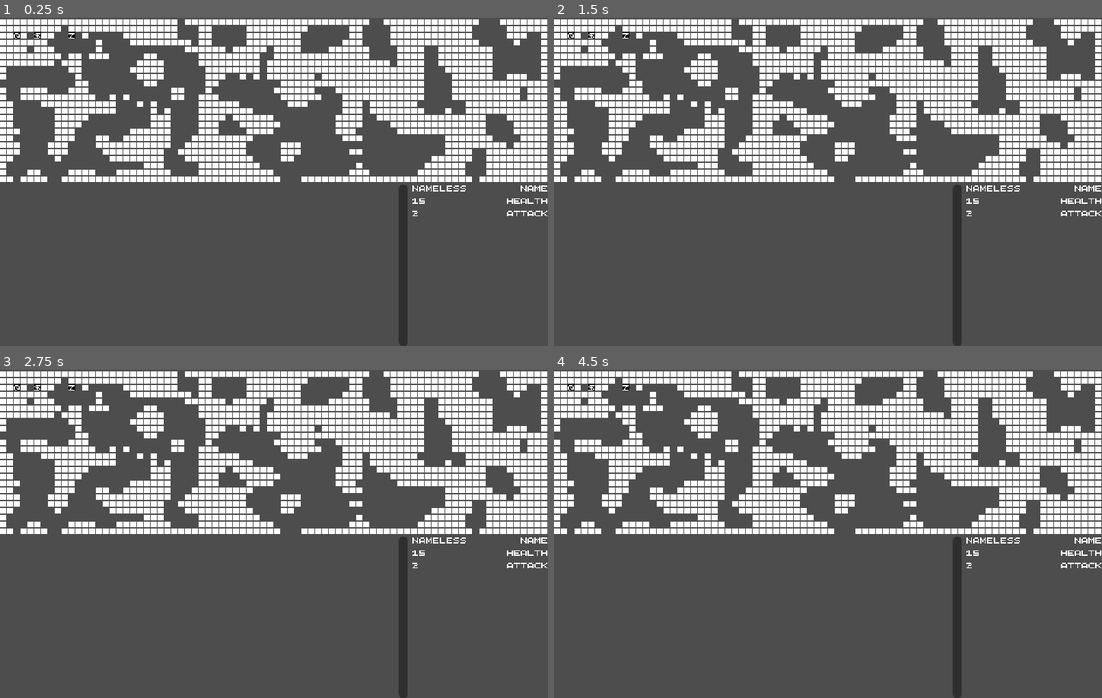
Above: before the commit, frames 1-4 (two rows, left to right).
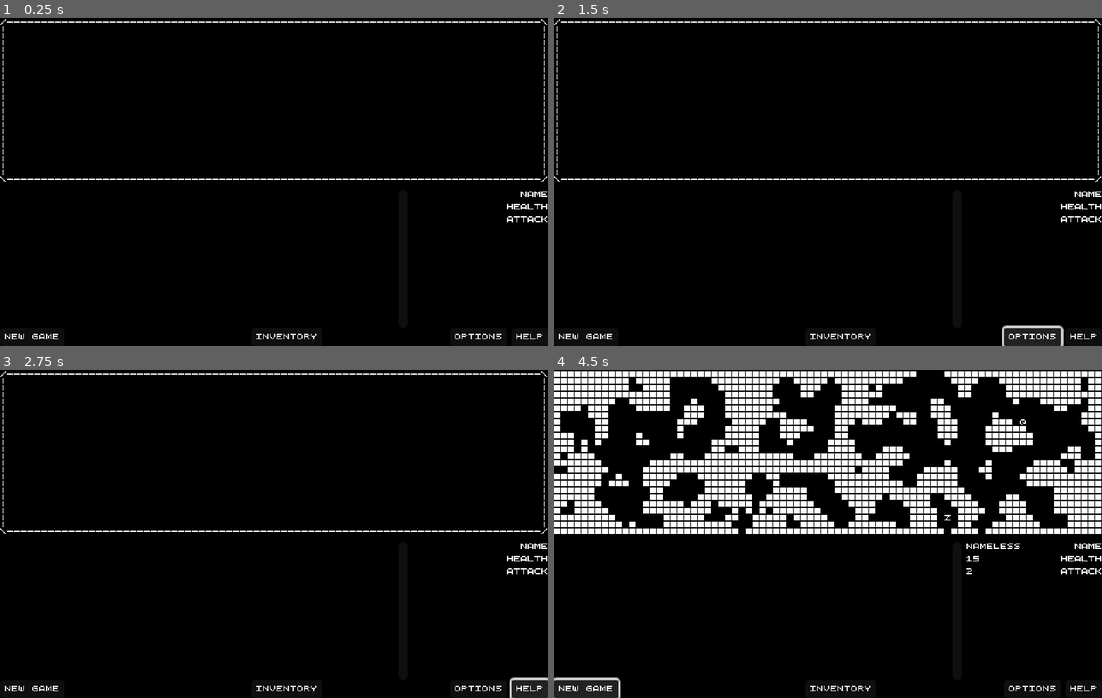
Above: after the commit, the same moments.

Repository: k4gi/7drl2023
Game: Godot game, scene res://Game.tscn
The game is run twice, just before and just after one commit, with the same random seed, the same clock (stepped at 60 frames per second) and the same inputs.
Inputs (mouse positions are in pixels of both pictures, inside the frame that each line leads up to):
- Up to frame 1 (0.25 s): no input
- Up to frame 2 (1.5 s): click (838, 336) at 0.5 s, where only the run after the commit has a clickable "Inventory"; click (1030, 336) at 1.25 s, where only the run after the commit has a clickable "OPtions"
- Up to frame 3 (2.75 s): click (531, 688) at 2 s, where only the run after the commit has a clickable "Help"
- Up to frame 4 (4.5 s): click (586, 688) at 2.75 s, where only the run after the commit has a clickable "New Game"; click (586, 688) at 3.5 s, where only the run after the commit has a clickable "New Game"; tap Enter at 4.25 s; hold Keypad 3 (move_down_right) from 4.28 s (still down); hold Keypad Enter (move_action) from 4.28 s (still down)

The runs differ from the first frame. In frame 1, 99% of the frame differs, in the area x 0-100%, y 0-100%; in frame 2, 99%; in frame 3, 99%; in frame 4, 88%.

Commit message:
blurry text no more

Diff:
--- a/Game.gd
+++ b/Game.gd
@@ -1,11 +1,27 @@
 extends Node2D
+
+
+const CHARACTER = preload("res://Character.tscn")
+const ENEMY = preload("res://Enemy.tscn")
+const ITEM = preload("res://Item.tscn")
 
 
 var pathfinding
 
+var Character = null
+
 
 func _ready():
+	pass
+
+
+func start_new_game():
+	reset_game()
+
 	$Map.cellular_automata_generation()
+
+	var random = RandomNumberGenerator.new()
+	random.randomize()
 
 	pathfinding = AStarGrid2D.new()
 	pathfinding.set_size( $Map.SIZE )
@@ -14,6 +30,25 @@
 		if $Map.is_wall_at_grid( each_grid_pos ):
 			pathfinding.set_point_solid( each_grid_pos, true )
 
+	#spawning entities goes in the middle here
+	var empty_map_squares = $Map.get_used_cells_by_id(0, 0, $Map.EMPTY_SPACE)
+	var random_square = random.randi() % empty_map_squares.size()
+
+	var new_character = CHARACTER.instantiate()
+	new_character.set_position( $Map.map_to_local( empty_map_squares[random_square] ) )
+	new_character.attempt_move_to.connect(_on_character_attempt_move_to)
+	new_character.attempt_action_at.connect(_on_character_attempt_action_at)
+	Character = new_character
+	%Entities.add_child(new_character)
+
+	empty_map_squares.remove_at(random_square)
+
+	random_square  = random.randi() % empty_map_squares.size()
+	var new_enemy = ENEMY.instantiate()
+	new_enemy.set_position( $Map.map_to_local( empty_map_squares[random_square] ) )
+	%Enemies.add_child(new_enemy)
+
+	#finalize world with numbers
 	State.character_stats = Data.CHARACTER_LIST["default"].duplicate()
 	refresh_state()
 
@@ -21,11 +56,27 @@
 		each_enemy.enemy_stats = Data.ENEMY_LIST[each_enemy.enemy_id].duplicate()
 
 
+func reset_game():
+	for each_item in %Items.get_children():
+		%Items.remove_child(each_item)
+		each_item.queue_free()
+	for each_enemy in %Enemies.get_children():
+		%Enemies.remove_child(each_enemy)
+		each_enemy.queue_free()
+	if Character != null:
+		%Entities.remove_child(Character)
+		Character.queue_free()
+		Character = null
+
+	State.character_stats = {}
+	State.character_inventory = {}
+
+
 func _on_character_attempt_move_to(pos):
 	var has_moved = false
 
 	#character might not be standing on anything
-	%Character.set_colour_normal()
+	Character.set_colour_normal()
 
 	#any recent messages are old now
 	for each_message in %Messages.get_children():
@@ -47,25 +98,26 @@
 	if not has_moved:
 	#then ask the map if there's a wall
 		if not $Map.is_wall_at(pos):
-			%Character.move_to(pos)
+			Character.move_to(pos)
 			#check if there's an item at this position
 			for each_item in %Items.get_children():
 				if each_item.get_position() == pos:
-					%Character.set_colour_invert()
+					Character.set_colour_invert()
 					add_message("You see %s here" % Data.ITEM_LIST[each_item.item_id]["name"])
 			has_moved = true
 
 	#end turn
 	enemy_movement()
 	refresh_state()
-	%Character.set("is_active", true)
+	if Character != null:
+		Character.set("is_active", true)
 
 
 func enemy_movement():
 	#if i want enemies to move in more than one way i should give each of them their own movement function
 	for each_enemy in %Enemies.get_children():
 		if each_enemy.get("is_active"):
-			var path_to_character = pathfinding.get_id_path( $Map.local_to_map( each_enemy.get_position() ), $Map.local_to_map( %Character.get_position() ) )
+			var path_to_character = pathfinding.get_id_path( $Map.local_to_map( each_enemy.get_position() ), $Map.local_to_map( Character.get_position() ) )
 			if path_to_character.size() > 2: #far enough away to move toward character
 				each_enemy.set_position( $Map.map_to_local( path_to_character[1] ) )
 				#moving is happening, so we can see if we need to change colour
@@ -78,7 +130,11 @@
 				add_message("%s strikes you for %d damage!" % [each_enemy.enemy_stats["name"], each_enemy.enemy_stats["attack"]])
 				State.character_stats["hp"] -= Data.ENEMY_LIST[each_enemy.enemy_id]["attack"]
 				if State.character_stats["hp"] <= 0:
-					add_message("o no u ded")
+					add_message("You have been killed by %s :(" % each_enemy.enemy_stats["name"])
+					%Entities.remove_child(Character)
+					Character.queue_free()
+					Character = null
+					return
 
 
 func add_message(message: String):
@@ -113,4 +169,17 @@
 	#end turn
 	enemy_movement()
 	refresh_state()
-	%Character.is_active = true
+	if Character != null:
+		Character.is_active = true
+
+
+func _on_new_game_button_pressed():
+	start_new_game()
+
+
+func _on_inventory_button_pressed():
+	pass # Replace with function body.
+
+
+func _on_help_button_pressed():
+	pass # Replace with function body.
--- a/Game.tscn
+++ b/Game.tscn
@@ -1,11 +1,8 @@
-[gd_scene load_steps=8 format=3 uid="uid://js1il6tyy8it"]
+[gd_scene load_steps=5 format=3 uid="uid://js1il6tyy8it"]
 
 [ext_resource type="PackedScene" uid="uid://cbs7jvwr28tsy" path="res://Map.tscn" id="1_gudly"]
 [ext_resource type="Script" path="res://Game.gd" id="1_l61x1"]
-[ext_resource type="PackedScene" uid="uid://dp2rty8t2fngy" path="res://Character.tscn" id="2_vbn45"]
 [ext_resource type="Theme" uid="uid://ddgo057dc411p" path="res://Theme.tres" id="3_rj6nc"]
-[ext_resource type="PackedScene" uid="uid://f7ux4ucjdtx3" path="res://Enemy.tscn" id="4_5pgag"]
-[ext_resource type="PackedScene" uid="uid://4mfbfwmnbq5e" path="res://Item.tscn" id="5_phxvh"]
 
 [sub_resource type="StyleBoxEmpty" id="StyleBoxEmpty_j0txq"]
 
@@ -33,16 +30,19 @@
 layout_mode = 0
 offset_right = 480.0
 offset_bottom = 288.0
+theme_override_constants/separation = 0
 
 [node name="Spacer" type="Control" parent="Interface/VBox"]
 layout_mode = 2
 size_flags_vertical = 3
+size_flags_stretch_ratio = 10.0
 
-[node name="HBox" type="HBoxContainer" parent="Interface/VBox"]
+[node name="HBoxHUD" type="HBoxContainer" parent="Interface/VBox"]
 layout_mode = 2
 size_flags_vertical = 3
+size_flags_stretch_ratio = 8.0
 
-[node name="MessageScroll" type="ScrollContainer" parent="Interface/VBox/HBox"]
+[node name="MessageScroll" type="ScrollContainer" parent="Interface/VBox/HBoxHUD"]
 unique_name_in_owner = true
 layout_mode = 2
 size_flags_horizontal = 3
@@ -52,51 +52,86 @@
 horizontal_scroll_mode = 0
 vertical_scroll_mode = 2
 
-[node name="Messages" type="VBoxContainer" parent="Interface/VBox/HBox/MessageScroll"]
+[node name="Messages" type="VBoxContainer" parent="Interface/VBox/HBoxHUD/MessageScroll"]
 unique_name_in_owner = true
 layout_mode = 2
 size_flags_horizontal = 0
 size_flags_vertical = 0
 theme_override_constants/separation = 0
 
-[node name="HBox" type="HBoxContainer" parent="Interface/VBox/HBox"]
+[node name="HBox" type="HBoxContainer" parent="Interface/VBox/HBoxHUD"]
 layout_mode = 2
 size_flags_horizontal = 3
 
-[node name="VBoxState" type="VBoxContainer" parent="Interface/VBox/HBox/HBox"]
+[node name="VBoxState" type="VBoxContainer" parent="Interface/VBox/HBoxHUD/HBox"]
 unique_name_in_owner = true
 layout_mode = 2
 size_flags_horizontal = 3
 
-[node name="name" type="Label" parent="Interface/VBox/HBox/HBox/VBoxState"]
+[node name="name" type="Label" parent="Interface/VBox/HBoxHUD/HBox/VBoxState"]
 layout_mode = 2
 
-[node name="hp" type="Label" parent="Interface/VBox/HBox/HBox/VBoxState"]
+[node name="hp" type="Label" parent="Interface/VBox/HBoxHUD/HBox/VBoxState"]
 layout_mode = 2
 
-[node name="attack" type="Label" parent="Interface/VBox/HBox/HBox/VBoxState"]
+[node name="attack" type="Label" parent="Interface/VBox/HBoxHUD/HBox/VBoxState"]
 layout_mode = 2
 
-[node name="VBoxNames" type="VBoxContainer" parent="Interface/VBox/HBox/HBox"]
+[node name="VBoxNames" type="VBoxContainer" parent="Interface/VBox/HBoxHUD/HBox"]
 layout_mode = 2
 size_flags_horizontal = 3
 
-[node name="Label" type="Label" parent="Interface/VBox/HBox/HBox/VBoxNames"]
+[node name="Label" type="Label" parent="Interface/VBox/HBoxHUD/HBox/VBoxNames"]
 layout_mode = 2
 text = "name"
 horizontal_alignment = 2
 
-[node name="Label2" type="Label" parent="Interface/VBox/HBox/HBox/VBoxNames"]
+[node name="Label2" type="Label" parent="Interface/VBox/HBoxHUD/HBox/VBoxNames"]
 layout_mode = 2
 text = "health"
 horizontal_alignment = 2
 
-[node name="Label3" type="Label" parent="Interface/VBox/HBox/HBox/VBoxNames"]
+[node name="Label3" type="Label" parent="Interface/VBox/HBoxHUD/HBox/VBoxNames"]
 layout_mode = 2
 text = "attack"
 horizontal_alignment = 2
 
+[node name="HBoxButtons" type="HBoxContainer" parent="Interface/VBox"]
+layout_mode = 2
+size_flags_vertical = 3
+
+[node name="NewGameButton" type="Button" parent="Interface/VBox/HBoxButtons"]
+layout_mode = 2
+size_flags_horizontal = 4
+text = "New Game"
+
+[node name="Control" type="Control" parent="Interface/VBox/HBoxButtons"]
+layout_mode = 2
+size_flags_horizontal = 3
+size_flags_stretch_ratio = 3.0
+
+[node name="InventoryButton" type="Button" parent="Interface/VBox/HBoxButtons"]
+layout_mode = 2
+size_flags_horizontal = 4
+text = "Inventory"
+
+[node name="Control2" type="Control" parent="Interface/VBox/HBoxButtons"]
+layout_mode = 2
+size_flags_horizontal = 3
+size_flags_stretch_ratio = 2.0
+
+[node name="OptionsButton" type="Button" parent="Interface/VBox/HBoxButtons"]
+layout_mode = 2
+size_flags_horizontal = 4
+text = "OPtions"
+
+[node name="HelpButton" type="Button" parent="Interface/VBox/HBoxButtons"]
+layout_mode = 2
+size_flags_horizontal = 4
+text = "Help"
+
 [node name="Entities" type="Control" parent="."]
+unique_name_in_owner = true
 layout_mode = 3
 anchors_preset = 0
 offset_right = 40.0
@@ -106,28 +141,15 @@
 unique_name_in_owner = true
 anchors_preset = 0
 
-[node name="Item" parent="Entities/Items" instance=ExtResource("5_phxvh")]
-offset_left = 33.0
-offset_top = 15.0
-offset_right = 33.0
-offset_bottom = 15.0
-
 [node name="Enemies" type="Control" parent="Entities"]
 unique_name_in_owner = true
 anchors_preset = 0
 
-[node name="Enemy" parent="Entities/Enemies" instance=ExtResource("4_5pgag")]
-offset_left = 63.0
-offset_top = 15.0
-offset_right = 63.0
-offset_bottom = 15.0
+[node name="Popups" type="Control" parent="."]
+layout_mode = 3
+anchors_preset = 0
 
-[node name="Character" parent="Entities" instance=ExtResource("2_vbn45")]
-unique_name_in_owner = true
-offset_left = 15.0
-offset_top = 15.0
-offset_right = 15.0
-offset_bottom = 15.0
-
-[connection signal="attempt_action_at" from="Entities/Character" to="." method="_on_character_attempt_action_at"]
-[connection signal="attempt_move_to" from="Entities/Character" to="." method="_on_character_attempt_move_to"]
+[connection signal="pressed" from="Interface/VBox/HBoxButtons/NewGameButton" to="." method="_on_new_game_button_pressed"]
+[connection signal="pressed" from="Interface/VBox/HBoxButtons/InventoryButton" to="." method="_on_inventory_button_pressed"]
+[connection signal="pressed" from="Interface/VBox/HBoxButtons/OptionsButton" to="." method="_on_help_button_pressed"]
+[connection signal="pressed" from="Interface/VBox/HBoxButtons/HelpButton" to="." method="_on_help_button_pressed"]
--- a/Map.gd
+++ b/Map.gd
@@ -14,6 +14,7 @@
 const LIGHT_GRID = Vector2i(8,15)
 const HEAVY_GRID = Vector2i(9,15)
 const HOLLOW_SQUARE = Vector2i(11,15)
+const EMPTY_SPACE = Vector2i(0,0)
 
 #which of these tiles are walls?
 const WALLS = [VERTICAL_BAR, HYPHEN, FORWARD_SLASH, BACK_SLASH, SOLID_SQUARE]
@@ -41,7 +42,7 @@
 	for x in SIZE.x:
 		generations[current_generation].append( [] )
 		for y in SIZE.y:
-			if randi() % 100 < 50:
+			if random.randi() % 100 < 50:
 				generations[current_generation][x].append( Vector2i.ZERO )
 			else:
 				generations[current_generation][x].append( SOLID_SQUARE )
--- a/project.godot
+++ b/project.godot
@@ -31,6 +31,7 @@
 [gui]
 
 theme/custom_font="res://QuinqueFive_Font_1_0/QuinqueFive.otf"
+theme/default_font_antialiasing=0
 
 [input]
 
@@ -109,4 +110,5 @@
 
 renderer/rendering_method="gl_compatibility"
 renderer/rendering_method.mobile="gl_compatibility"
+environment/defaults/default_clear_color=Color(0, 0, 0, 1)
 textures/canvas_textures/default_texture_filter=0
